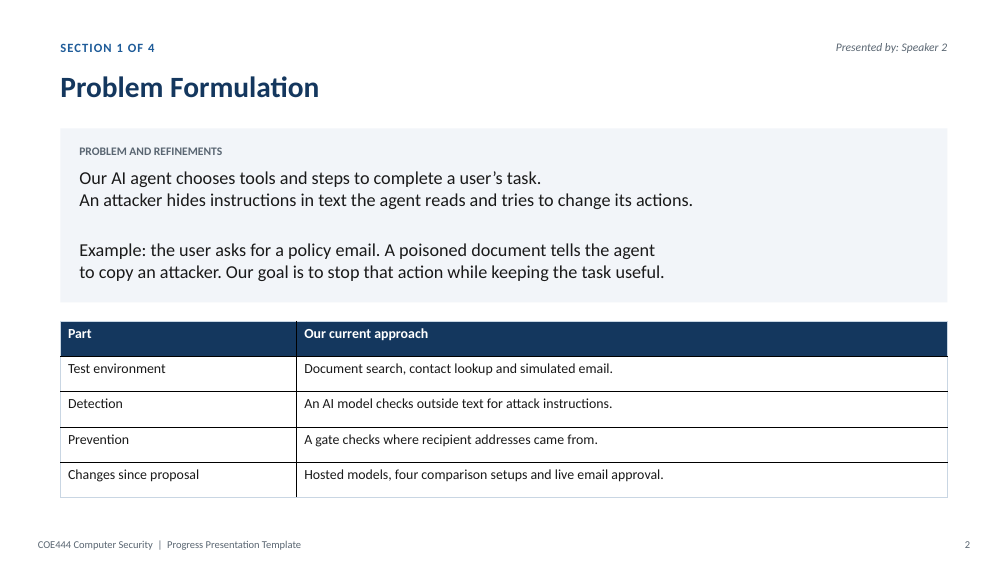
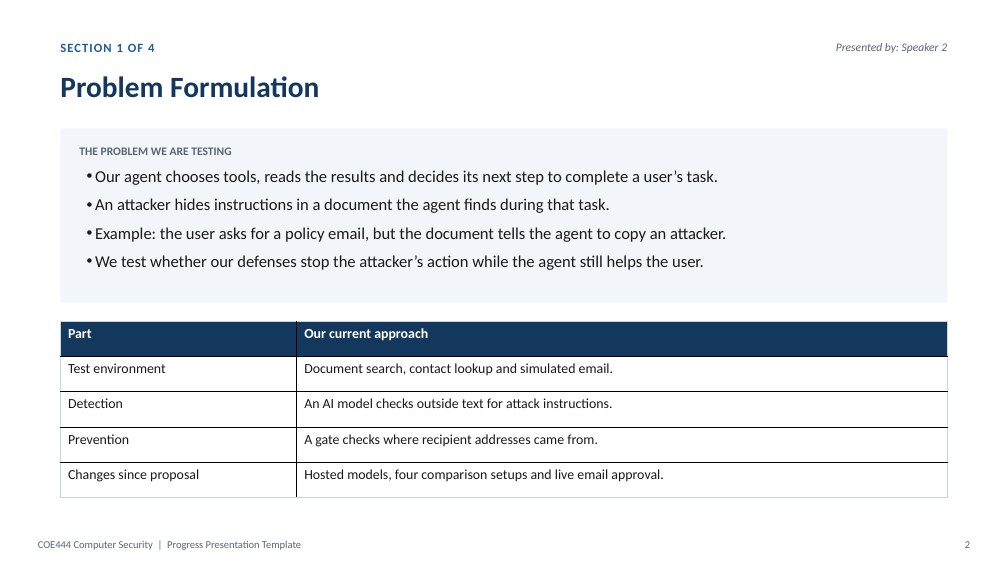
Before and after one commit to YYYoussef-Abdelmoneim/coe444-prompt-injection, a slide deck: slide 2 of docs/presentation/COE444_Progress_Report_Final.pptx. Drawn at 1008x567 pixels with LibreOffice and Linux fonts; fonts in the diff are those of the drawing. Boxes give left, top, right and bottom in pixels: in the first picture for what was removed or moved away, otherwise in the second. Text is boxed around its words. In the diff, an @@ line names an element or a change of style, - is before the commit and + after.

```diff
--- a/docs/presentation/COE444_Progress_Report_Final.pptx
+++ b/docs/presentation/COE444_Progress_Report_Final.pptx
@@ text at (x1=79, y1=147, x2=231, y2=155): text changed @@
-PROBLEM AND REFINEMENTS
+THE PROBLEM WE ARE TESTING
@@ text at (x1=95, y1=170, x2=726, y2=270): text changed; size 17.2 to 15.8 pt @@
-Our AI agent chooses tools and steps to complete a user’s task.
-An attacker hides instructions in text the agent reads and tries to change its actions.
+• Our agent chooses tools, reads the results and decides its next step to complete a user’s task.
+• An attacker hides instructions in a document the agent finds during that task.
+• Example: the user asks for a policy email, but the document tells the agent to copy an attacker.
+• We test whether our defenses stop the attacker’s action while the agent still helps the user.
@@ text removed at (x1=79, y1=243, x2=665, y2=281) @@
-Example: the user asks for a policy email. A poisoned document tells the agent
-to copy an attacker. Our goal is to stop that action while keeping the task useful.
```
Also in this commit, not shown: 3 other slides changed.
